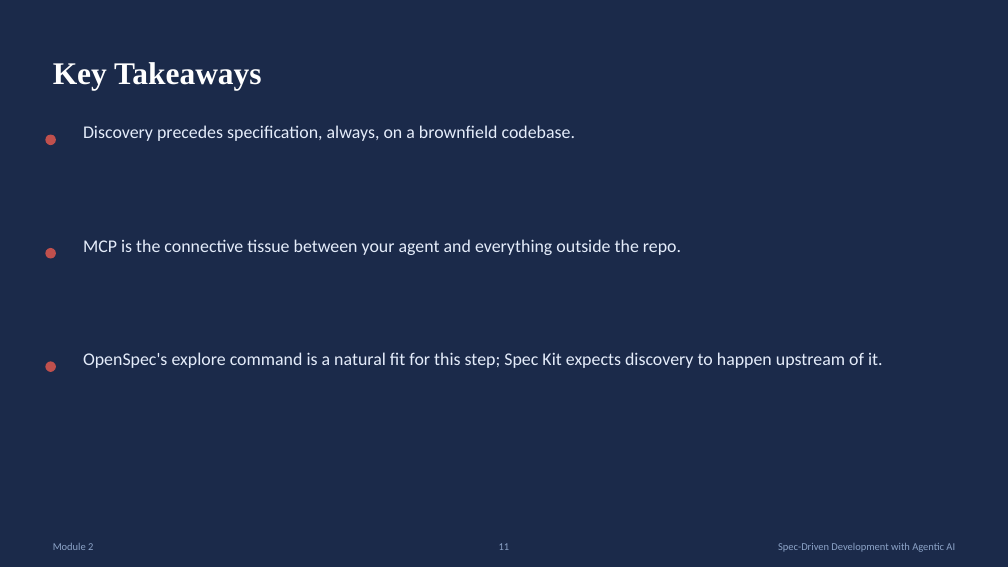
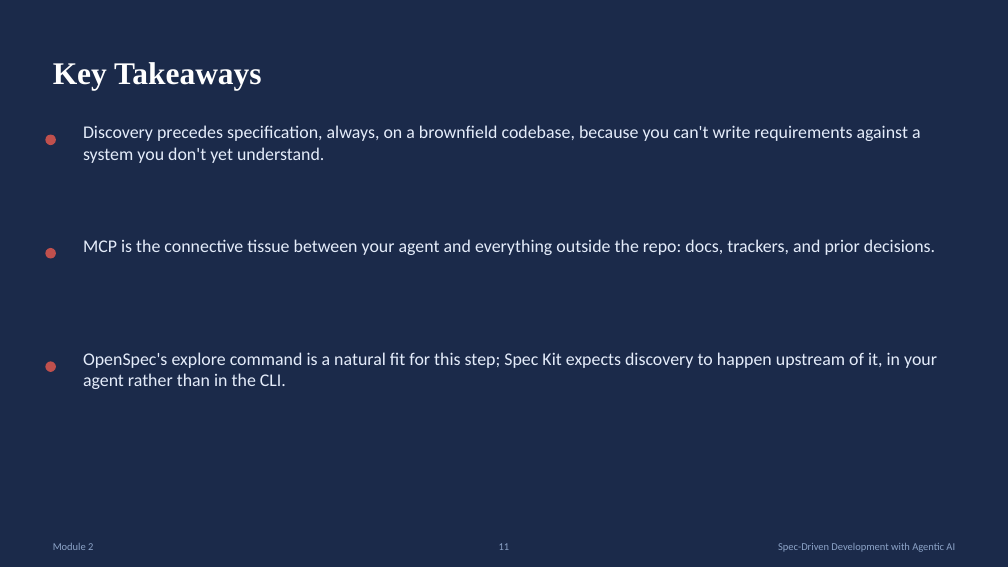
Before and after one commit to karthikasturi/sdd-with-agentic-ai, a slide deck: slide 11 of presentation/Module-2_Discovery-at-Scale.pptx. Drawn at 1008x567 pixels with LibreOffice and Linux fonts; fonts in the diff are those of the drawing. Boxes give left, top, right and bottom in pixels: in the first picture for what was removed or moved away, otherwise in the second. Text is boxed around its words. In the diff, an @@ line names an element or a change of style, - is before the commit and + after.

```diff
--- a/presentation/Module-2_Discovery-at-Scale.pptx
+++ b/presentation/Module-2_Discovery-at-Scale.pptx
@@ text at [83,125,921,163]: text changed @@
-Discovery precedes specification, always, on a brownfield codebase.
+Discovery precedes specification, always, on a brownfield codebase, because you can't write requirements against a system you don't yet understand.
@@ text at [83,239,935,255]: text changed @@
-MCP is the connective tissue between your agent and everything outside the repo.
+MCP is the connective tissue between your agent and everything outside the repo: docs, trackers, and prior decisions.
@@ text at [83,352,937,389]: text changed @@
-OpenSpec's explore command is a natural fit for this step; Spec Kit expects discovery to happen upstream of it.
+OpenSpec's explore command is a natural fit for this step; Spec Kit expects discovery to happen upstream of it, in your agent rather than in the CLI.
```
Also in this commit, not shown: 5 other slides changed, 17 other files.
